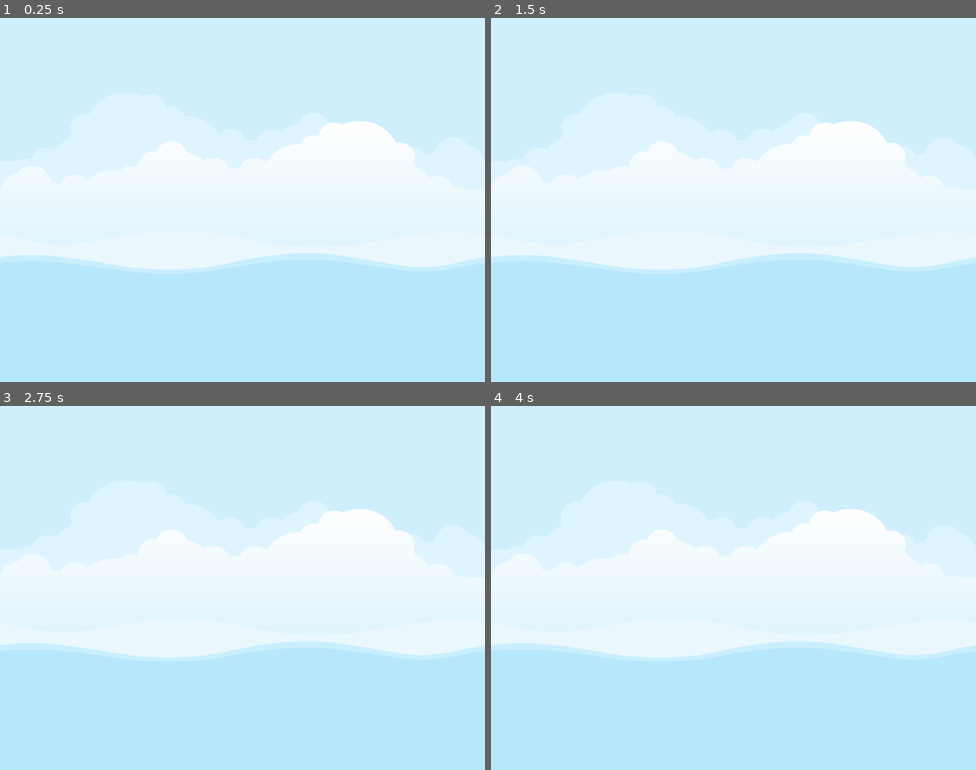
Above: before the commit, frames 1-4 (two rows, left to right).
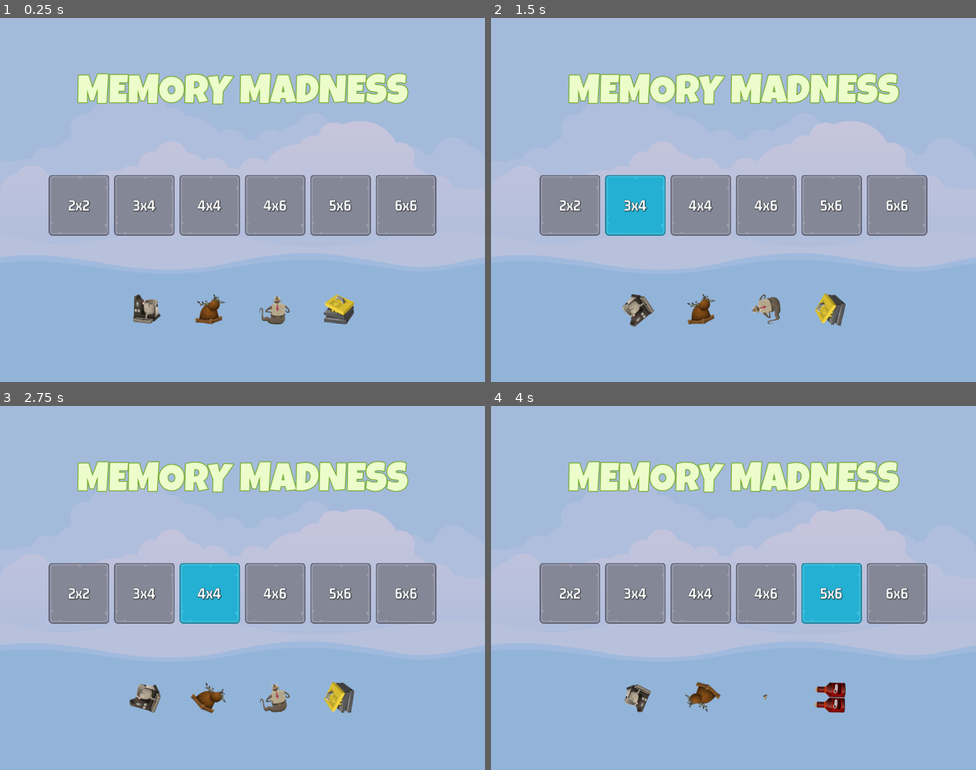
Above: after the commit, the same moments.

Repository: gbelardelli/memory-madness
Game: Godot game, scene res://master_scene/master_scene.tscn
Same seed, same stepped clock (60 frames per second), same inputs: the game is played once before the commit and once after it.
Inputs (mouse positions are in pixels of both pictures, inside the frame that each line leads up to):
- Up to frame 1 (0.25 s): no input
- Up to frame 2 (1.5 s): click (568, 203) at 0.5 s, where only the run after the commit has a clickable "2x2"; click (636, 203) at 1.25 s, where only the run after the commit has a clickable "3x4"
- Up to frame 3 (2.75 s): click (208, 591) at 2 s, where only the run after the commit has a clickable "4x4"
- Up to frame 4 (4 s): click (767, 591) at 2.75 s, where only the run after the commit has a clickable "4x6"; click (830, 591) at 3.5 s, where only the run after the commit has a clickable "5x6"

The runs differ from the first frame. In frame 1, 100% of the frame differs, in the area x 0-100%, y 0-100%; in frame 2, 100%; in frame 3, 100%; in frame 4, 100%.

Commit message:
sound & game manager

Diff:
--- /dev/null
+++ b/assets/GM_32_white.tres
@@ -0,0 +1,11 @@
+[gd_resource type="LabelSettings" load_steps=2 format=3 uid="uid://1xos0kg2gbsa"]
+
+[ext_resource type="FontFile" uid="uid://bpf3xgke5ogl5" path="res://assets/fonts/gemunu-libre-v8-latin-700.ttf" id="1_hrxfa"]
+
+[resource]
+font = ExtResource("1_hrxfa")
+font_size = 32
+outline_size = 3
+outline_color = Color(0.117647, 0.117647, 0.117647, 0.545098)
+shadow_size = 3
+shadow_color = Color(0, 0, 0, 0.470588)
--- /dev/null
+++ b/front_sprite/front_sprite.gd
@@ -0,0 +1,28 @@
+extends TextureRect
+
+const SCALE_SMALL: Vector2 = Vector2(0.1, 0.1)
+const SCALE_NORMAL: Vector2 = Vector2(1.0, 1.0)
+const SPIN_TIME_RANGE: Vector2 = Vector2(1.0, 2.0)
+const SCALE_TIME: float = 0.5
+
+# Called when the node enters the scene tree for the first time.
+func _ready():
+	run_me()
+
+func set_random_image() -> void:
+	texture = ImageManager.get_random_item_image().item_texture
+
+func get_random_spin_time() -> float:
+	return randf_range(SPIN_TIME_RANGE.x, SPIN_TIME_RANGE.y)
+
+func get_random_rotation() -> float:
+	return deg_to_rad(randf_range(-360,360))
+
+func run_me() -> void:
+	var tween = get_tree().create_tween()
+	tween.set_loops()
+	tween.tween_callback(set_random_image)
+	tween.tween_property(self, "scale", SCALE_NORMAL, SCALE_TIME)
+	tween.tween_property(self, "rotation", get_random_rotation(), get_random_spin_time())
+	tween.tween_property(self, "rotation", get_random_rotation(), get_random_spin_time())
+	tween.tween_property(self, "scale", SCALE_SMALL, SCALE_TIME)
--- /dev/null
+++ b/front_sprite/front_sprite.tscn
@@ -0,0 +1,20 @@
+[gd_scene load_steps=3 format=3 uid="uid://ncapwqssyixf"]
+
+[ext_resource type="Texture2D" uid="uid://cb3w0hbfy5pm8" path="res://assets/glitch/cabbage.png" id="1_adl6s"]
+[ext_resource type="Script" path="res://front_sprite/front_sprite.gd" id="2_wxitj"]
+
+[node name="FrontSprite" type="TextureRect"]
+anchors_preset = 8
+anchor_left = 0.5
+anchor_top = 0.5
+anchor_right = 0.5
+anchor_bottom = 0.5
+offset_left = -32.0
+offset_top = -32.0
+offset_right = 32.0
+offset_bottom = 32.0
+grow_horizontal = 2
+grow_vertical = 2
+pivot_offset = Vector2(32, 32)
+texture = ExtResource("1_adl6s")
+script = ExtResource("2_wxitj")
--- /dev/null
+++ b/level_button/level_button.gd
@@ -0,0 +1,19 @@
+extends TextureButton
+
+@onready var label = $Label
+@onready var sound = $Sound
+
+var _level_number: int = 0
+
+# Called when the node enters the scene tree for the first time.
+func _ready():
+	pass
+
+func set_level_number(level_num:int) -> void:
+	_level_number = level_num
+	var lvl_data = GameManager.LEVELS[_level_number]
+	label.text = "%sx%s" % [lvl_data.rows, lvl_data.cols]
+
+
+func _on_pressed():
+	SoundManager.play_button_click(sound)
--- /dev/null
+++ b/level_button/level_button.tscn
@@ -0,0 +1,41 @@
+[gd_scene load_steps=6 format=3 uid="uid://dbw0jjs0qlof3"]
+
+[ext_resource type="Texture2D" uid="uid://bh85s16bgocu1" path="res://assets/ui/level_select_frame_128.png" id="1_x52xm"]
+[ext_resource type="Texture2D" uid="uid://0sfqv56faoxt" path="res://assets/ui/level_select_frame_select_128.png" id="2_sjksw"]
+[ext_resource type="Script" path="res://level_button/level_button.gd" id="3_6jdj6"]
+[ext_resource type="Texture2D" uid="uid://dtn02aoxfxoo1" path="res://assets/ui/level_select_frame_hover_128.png" id="3_wsvuw"]
+[ext_resource type="LabelSettings" uid="uid://1xos0kg2gbsa" path="res://assets/GM_32_white.tres" id="4_5ncxo"]
+
+[node name="LevelButton" type="TextureButton"]
+anchors_preset = 8
+anchor_left = 0.5
+anchor_top = 0.5
+anchor_right = 0.5
+anchor_bottom = 0.5
+offset_left = -64.0
+offset_top = -64.0
+offset_right = 64.0
+offset_bottom = 64.0
+grow_horizontal = 2
+grow_vertical = 2
+pivot_offset = Vector2(64, 64)
+texture_normal = ExtResource("1_x52xm")
+texture_pressed = ExtResource("2_sjksw")
+texture_hover = ExtResource("3_wsvuw")
+script = ExtResource("3_6jdj6")
+
+[node name="Label" type="Label" parent="."]
+layout_mode = 1
+anchors_preset = 15
+anchor_right = 1.0
+anchor_bottom = 1.0
+grow_horizontal = 2
+grow_vertical = 2
+text = "0x0"
+label_settings = ExtResource("4_5ncxo")
+horizontal_alignment = 1
+vertical_alignment = 1
+
+[node name="Sound" type="AudioStreamPlayer" parent="."]
+
+[connection signal="pressed" from="." to="." method="_on_pressed"]
--- /dev/null
+++ b/main_screen/main_screen.gd
@@ -0,0 +1,17 @@
+extends Control
+
+@export var level_button_scene: PackedScene
+@onready var hb_levels = $VB/HBLevels
+
+# Called when the node enters the scene tree for the first time.
+func _ready():
+	setup_grid()
+
+func create_level_button(lvl:int) -> void:
+	var new_lb = level_button_scene.instantiate()
+	hb_levels.add_child(new_lb)
+	new_lb.set_level_number(lvl)
+
+func setup_grid() -> void:
+	for level in GameManager.LEVELS:
+		create_level_button(level)
--- /dev/null
+++ b/main_screen/main_screen.tscn
@@ -0,0 +1,85 @@
+[gd_scene load_steps=6 format=3 uid="uid://icrlwnuigp54"]
+
+[ext_resource type="Script" path="res://main_screen/main_screen.gd" id="1_ivknw"]
+[ext_resource type="FontFile" uid="uid://cqnt02q3wjscm" path="res://assets/fonts/LuckiestGuy-Regular.ttf" id="1_lek7x"]
+[ext_resource type="PackedScene" uid="uid://dbw0jjs0qlof3" path="res://level_button/level_button.tscn" id="2_46qou"]
+[ext_resource type="PackedScene" uid="uid://ncapwqssyixf" path="res://front_sprite/front_sprite.tscn" id="2_v48tr"]
+
+[sub_resource type="LabelSettings" id="LabelSettings_g6bjk"]
+font = ExtResource("1_lek7x")
+font_size = 84
+font_color = Color(0.92549, 0.988235, 0.796078, 1)
+outline_size = 6
+outline_color = Color(0.396078, 0.639216, 0.0509804, 1)
+
+[node name="MainScreen" type="Control"]
+layout_mode = 3
+anchors_preset = 15
+anchor_right = 1.0
+anchor_bottom = 1.0
+grow_horizontal = 2
+grow_vertical = 2
+script = ExtResource("1_ivknw")
+level_button_scene = ExtResource("2_46qou")
+
+[node name="ColorRect" type="ColorRect" parent="."]
+layout_mode = 1
+anchors_preset = 15
+anchor_right = 1.0
+anchor_bottom = 1.0
+grow_horizontal = 2
+grow_vertical = 2
+color = Color(0.14902, 0.121569, 0.478431, 0.254902)
+
+[node name="VB" type="VBoxContainer" parent="."]
+layout_mode = 1
+anchors_preset = 15
+anchor_right = 1.0
+anchor_bottom = 1.0
+grow_horizontal = 2
+grow_vertical = 2
+
+[node name="Spacer3" type="Control" parent="VB"]
+layout_mode = 2
+size_flags_vertical = 3
+
+[node name="Label" type="Label" parent="VB"]
+layout_mode = 2
+text = "MEMORY MADNESS"
+label_settings = SubResource("LabelSettings_g6bjk")
+horizontal_alignment = 1
+vertical_alignment = 1
+
+[node name="Spacer4" type="Control" parent="VB"]
+layout_mode = 2
+size_flags_vertical = 3
+
+[node name="HBLevels" type="HBoxContainer" parent="VB"]
+layout_mode = 2
+size_flags_horizontal = 4
+theme_override_constants/separation = 10
+
+[node name="Spacer2" type="Control" parent="VB"]
+layout_mode = 2
+size_flags_vertical = 3
+
+[node name="HBSprites" type="HBoxContainer" parent="VB"]
+layout_mode = 2
+size_flags_horizontal = 4
+theme_override_constants/separation = 72
+
+[node name="FrontSprite" parent="VB/HBSprites" instance=ExtResource("2_v48tr")]
+layout_mode = 2
+
+[node name="FrontSprite2" parent="VB/HBSprites" instance=ExtResource("2_v48tr")]
+layout_mode = 2
+
+[node name="FrontSprite3" parent="VB/HBSprites" instance=ExtResource("2_v48tr")]
+layout_mode = 2
+
+[node name="FrontSprite4" parent="VB/HBSprites" instance=ExtResource("2_v48tr")]
+layout_mode = 2
+
+[node name="Spacer" type="Control" parent="VB"]
+layout_mode = 2
+size_flags_vertical = 3
--- a/master_scene/master_scene.tscn
+++ b/master_scene/master_scene.tscn
@@ -1,6 +1,7 @@
-[gd_scene load_steps=2 format=3 uid="uid://dqdy4icef6aew"]
+[gd_scene load_steps=3 format=3 uid="uid://dqdy4icef6aew"]
 
 [ext_resource type="Texture2D" uid="uid://cdrnld4x8hubc" path="res://assets/images/backgroundEmpty.png" id="1_tw6wm"]
+[ext_resource type="PackedScene" uid="uid://icrlwnuigp54" path="res://main_screen/main_screen.tscn" id="2_ixls8"]
 
 [node name="MasterScene" type="CanvasLayer"]
 
@@ -11,3 +12,5 @@
 grow_horizontal = 2
 grow_vertical = 2
 texture = ExtResource("1_tw6wm")
+
+[node name="MainScreen" parent="." instance=ExtResource("2_ixls8")]
--- a/project.godot
+++ b/project.godot
@@ -18,6 +18,8 @@
 [autoload]
 
 ImageManager="*res://singletons/image_manager.gd"
+SoundManager="*res://singletons/sound_manager.gd"
+GameManager="*res://singletons/game_manager.gd"
 
 [display]
 
--- /dev/null
+++ b/singletons/game_manager.gd
@@ -0,0 +1,11 @@
+extends Node
+
+
+const LEVELS: Dictionary = {
+	1: { "rows": 2, "cols": 2 },
+	2: { "rows": 3, "cols": 4 },
+	3: { "rows": 4, "cols": 4 },
+	4: { "rows": 4, "cols": 6 },
+	5: { "rows": 5, "cols": 6 },
+	6: { "rows": 6, "cols": 6 }
+}
--- a/singletons/image_manager.gd
+++ b/singletons/image_manager.gd
@@ -27,3 +27,6 @@
 	for fn in file_names:
 		if ".import" not in fn:
 			add_file_to_list(fn, path)
+
+func get_random_item_image() -> Dictionary:
+	return _item_images.pick_random()
--- /dev/null
+++ b/singletons/sound_manager.gd
@@ -0,0 +1,30 @@
+extends Node
+
+const SOUND_MAIN_MENU = "main"
+const SOUND_IN_GAME = "ingame"
+const SOUND_SUCCESS = "success"
+const SOUND_GAME_OVER = "gameover"
+const SOUND_SELECT_TILE = "tile"
+const SOUND_SELECT_BUTTON = "button"
+
+
+const SOUNDS = {
+	SOUND_MAIN_MENU: preload("res://assets/sounds/bgm_action_3.mp3"),
+	SOUND_IN_GAME: preload("res://assets/sounds/bgm_action_4.mp3"),
+	SOUND_SUCCESS: preload("res://assets/sounds/sfx_sounds_fanfare3.wav"),
+	SOUND_GAME_OVER: preload("res://assets/sounds/sfx_sounds_powerup12.wav"),
+	SOUND_SELECT_TILE: preload("res://assets/sounds/sfx_sounds_impact1.wav"),
+	SOUND_SELECT_BUTTON: preload("res://assets/sounds/sfx_sounds_impact7.wav")
+}
+
+
+func play_sound(player: AudioStreamPlayer, key: String) -> void:
+	if SOUNDS.has(key) == false:
+		return
+
+	player.stop()
+	player.stream = SOUNDS[key]
+	player.play()
+
+func play_button_click(player: AudioStreamPlayer) -> void:
+	play_sound(player, SOUND_SELECT_BUTTON)
